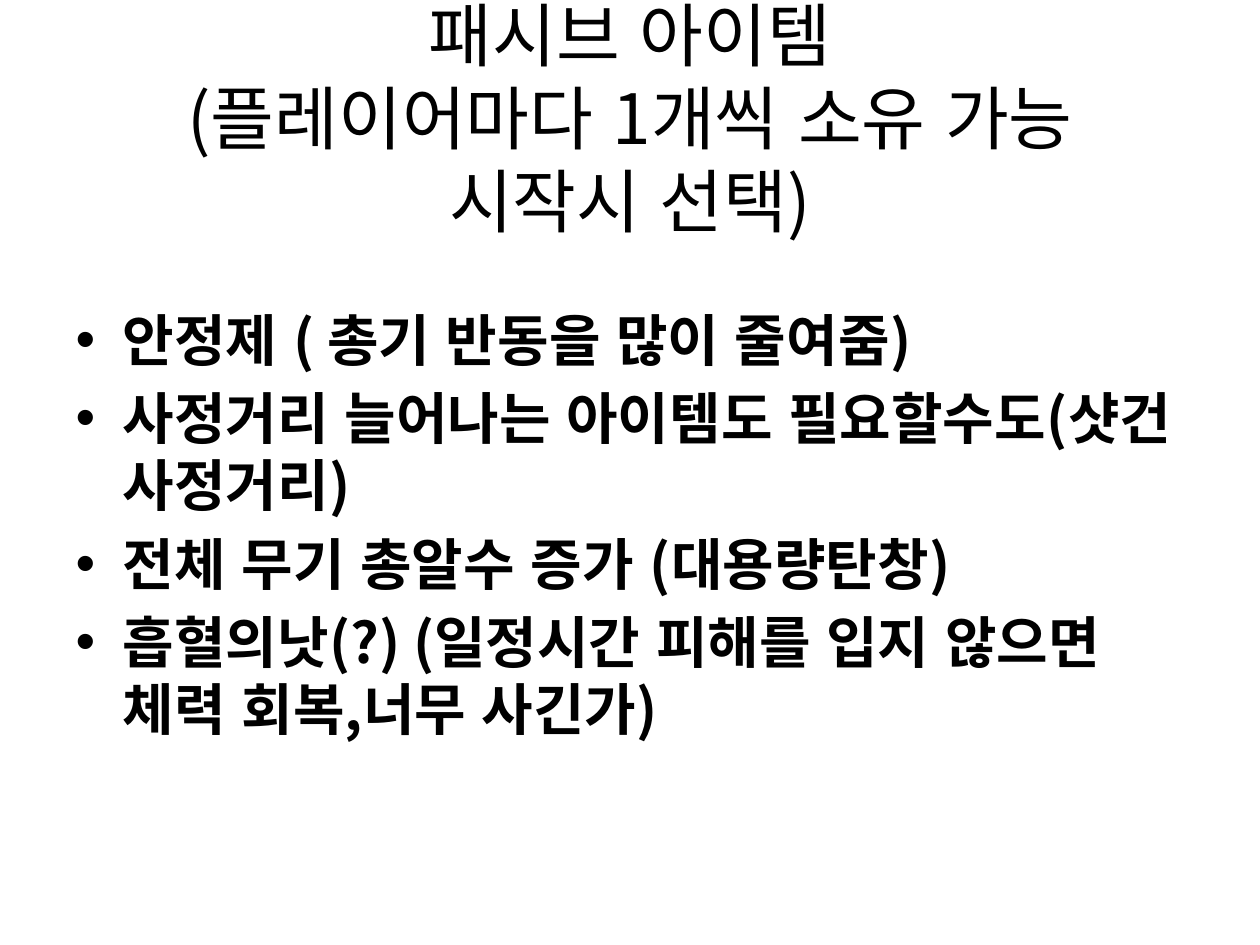
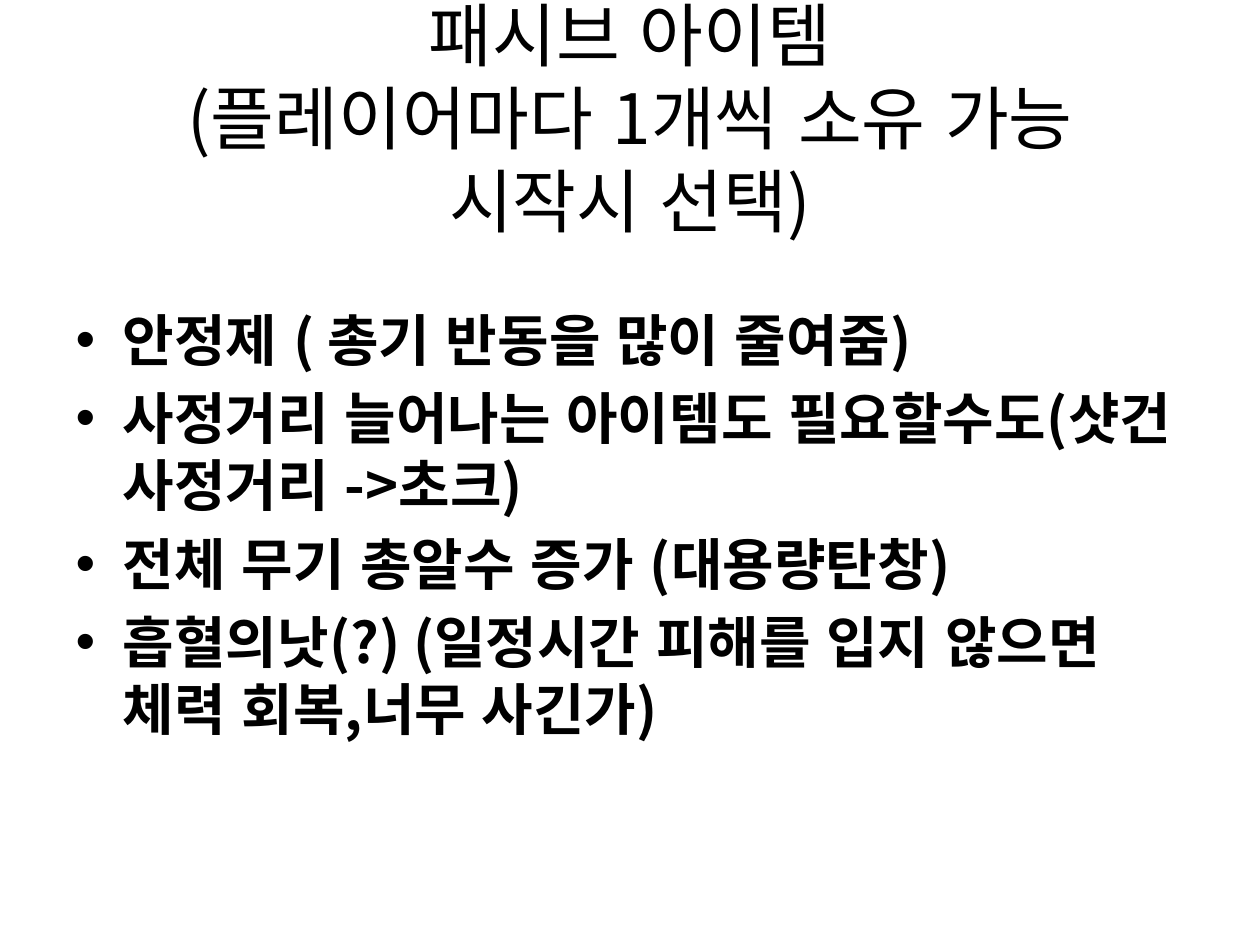
Before and after one commit to gkdlgndpdu/EscapeJail, a slide deck: slide 29 of EscapeJail/Assets/기획/스테이지1기획.pptx. Drawn at 1260x945 pixels with LibreOffice and Linux fonts; fonts in the diff are those of the drawing. Boxes give left, top, right and bottom in pixels: in the first picture for what was removed or moved away, otherwise in the second. Text is boxed around its words. In the diff, an @@ line names an element or a change of style, - is before the commit and + after.

```diff
--- a/EscapeJail/Assets/기획/스테이지1기획.pptx
+++ b/EscapeJail/Assets/기획/스테이지1기획.pptx
@@ text at <box>123,391,1171,517</box>: text changed @@
-• 사정거리 늘어나는 아이템도 필요할수도(샷건 사정거리)
+• 사정거리 늘어나는 아이템도 필요할수도(샷건 사정거리 ->초크)
```
Also in this commit, not shown: 1 other slide changed, 1 slide added, 59 other files.
